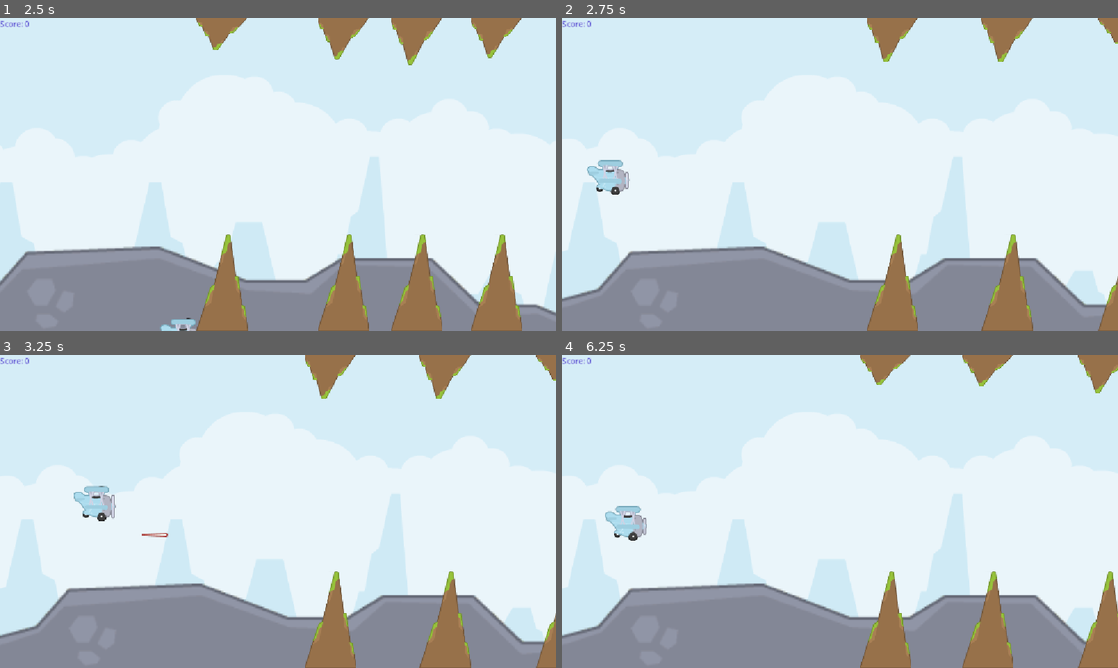
Above: before the commit, frames 1-4 (two rows, left to right).
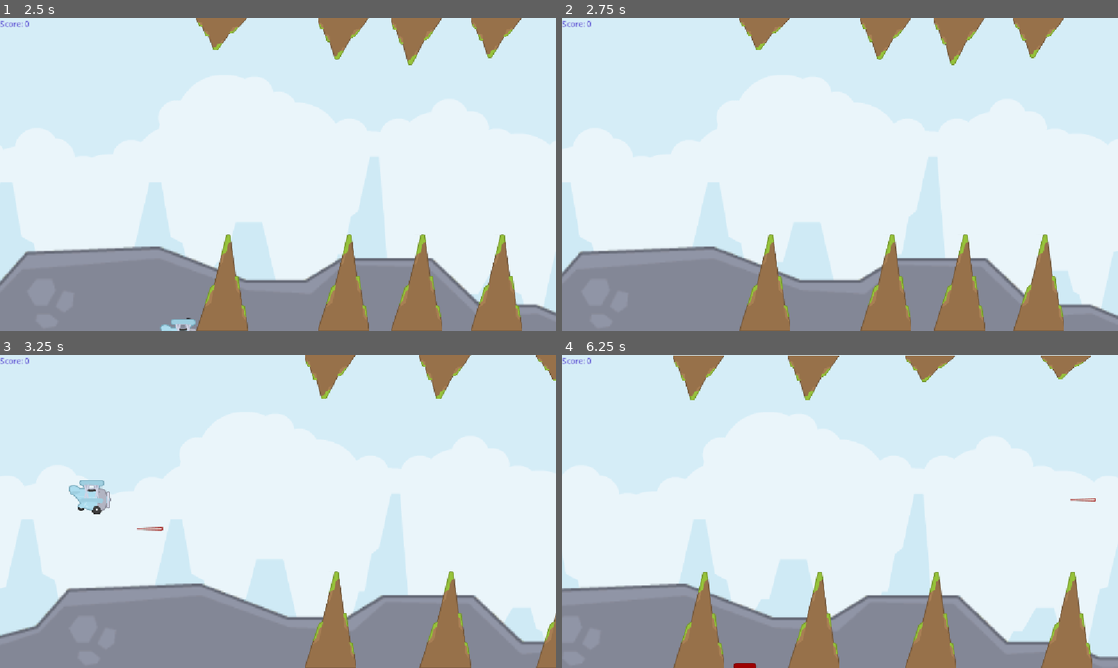
Above: after the commit, the same moments.

Repository: sabasayer/Flappy-Chopper
Game: Godot game, scene res://scenes/level-scene.tscn
Two runs of this game, one before a commit and one after it. Both use one fixed random seed, a clock stepped at 60 frames per second and the inputs below.
Inputs:
- Up to frame 1 (2.5 s): tap Space (jump) at 0.77, 1.52 s
- Up to frame 2 (2.75 s): no input
- Up to frame 3 (3.25 s): tap Space (jump) at 3.02 s
- Up to frame 4 (6.25 s): tap Space (jump) at 3.77, 4.52, 6.02 s

Frame 1 is identical in both runs. In frame 2, 20% of the frame differs, in the area x 0-100%, y 0-100%; in frame 3, 0.7%; in frame 4, 27%.

Commit message:
feat: animations effects

Diff:
--- a/scenes/bullet_scene.gd
+++ b/scenes/bullet_scene.gd
@@ -10,7 +10,7 @@
 
 
 func _on_area_entered(area: Area2D) -> void:
-	HealthUtils.trigger_take_damege_on_health_component(area,damage)
+	HealthUtils.trigger_take_damege_on_health_component(area,self,damage)
 
 	queue_free()
 
--- /dev/null
+++ b/scenes/camera_shake.gd
@@ -0,0 +1,28 @@
+class_name CameraShakable extends Camera2D
+
+@export var max_shake_offset: float = 12.0
+@export var decay_speed: float = 4.0
+
+var _base_offset: Vector2
+var _trauma: float = 0.0
+
+
+func _ready() -> void:
+	_base_offset = offset
+
+
+func _process(delta: float) -> void:
+	if _trauma <= 0.0:
+		offset = _base_offset
+		return
+
+	_trauma = maxf(_trauma - decay_speed * delta, 0.0)
+	var shake_amount := _trauma * _trauma * max_shake_offset
+	offset = _base_offset + Vector2(
+		randf_range(-shake_amount, shake_amount),
+		randf_range(-shake_amount, shake_amount)
+	)
+
+
+func shake(trauma_amount: float = 0.6) -> void:
+	_trauma = minf(_trauma + trauma_amount, 1.0)
--- /dev/null
+++ b/scenes/effect_utils.gd
@@ -0,0 +1,6 @@
+class_name EffectUtils extends Node
+
+static func freeze_frame(duration: float, node: Node):
+	Engine.time_scale = 0
+	await(node.get_tree().create_timer(duration, true, false, true).timeout)
+	Engine.time_scale = 1
--- a/scenes/enemy_scene.gd
+++ b/scenes/enemy_scene.gd
@@ -12,4 +12,4 @@
 	queue_free()
 
 func _on_visual_container_body_entered(body: Node2D) -> void:
-	HealthUtils.trigger_take_damege_on_health_component(body, damage)
+	HealthUtils.trigger_take_damege_on_health_component(body, self, damage)
--- a/scenes/health-component.gd
+++ b/scenes/health-component.gd
@@ -1,7 +1,7 @@
 class_name HealthComponent extends Node
 
 signal died()
-signal damaged(amount:int)
+signal damaged(hit_info:HitInfo)
 
 @export var max_health:int = 1
 
@@ -10,10 +10,10 @@
 func _ready() -> void:
 	health = max_health
 
-func take_damage(amount:int):
-	print("take damage: ", amount)
-	health -= amount
-	damaged.emit(amount)
+func take_damage(hit_info:HitInfo):
+	print("take damage: ", hit_info)
+	health -= hit_info.damage
+	damaged.emit(hit_info)
 	if health <= 0:
 		die()
 
--- a/scenes/health_utils.gd
+++ b/scenes/health_utils.gd
@@ -1,10 +1,12 @@
 class_name HealthUtils extends Node
 
-static func trigger_take_damege_on_health_component(node: Node2D, damage:int) -> void:
-	print("node entered ",node)
+static func trigger_take_damege_on_health_component(target: Node2D, source:Node2D, damage:int) -> void:
+	print("target entered ",target)
 
-	var health := node.get_node_or_null("HealthComponent")
+	var health := target.get_node_or_null("HealthComponent")
 
 	if health is HealthComponent:
 		print("health component detected")
-		health.take_damage(damage)
+		var direction = (target.global_position - source.global_position).normalized()
+		var hit_info := HitInfo.new(damage,direction,source.global_position)
+		health.take_damage(hit_info)
--- /dev/null
+++ b/scenes/hit-info.gd
@@ -0,0 +1,11 @@
+class_name HitInfo
+extends RefCounted
+
+var damage: int
+var direction: Vector2
+var position: Vector2
+
+func _init(p_damage:int, p_direction: Vector2, p_position: Vector2) -> void:
+	damage = p_damage
+	direction = p_direction
+	position = p_position
--- a/scenes/level-scene.tscn
+++ b/scenes/level-scene.tscn
@@ -3,6 +3,7 @@
 [ext_resource type="Script" uid="uid://b1v5uhsakeux1" path="res://scenes/level_scene.gd" id="1_7jjbn"]
 [ext_resource type="PackedScene" uid="uid://be2ku6c2r10rl" path="res://scenes/player.tscn" id="2_uar5l"]
 [ext_resource type="Texture2D" uid="uid://bjwo1v4q0l33g" path="res://assets/sheet.png" id="3_w3lvy"]
+[ext_resource type="Script" uid="uid://byocgihoau2tn" path="res://scenes/camera_shake.gd" id="4_58ry1"]
 [ext_resource type="PackedScene" uid="uid://wwweuxw2f1eh" path="res://scenes/pipe.tscn" id="4_pipe"]
 [ext_resource type="PackedScene" uid="uid://xa21igoreu70" path="res://scenes/Spawner.tscn" id="5_juwml"]
 [ext_resource type="PackedScene" uid="uid://wdmuxjwrmdea" path="res://scenes/score_ui.tscn" id="6_yn5lr"]
@@ -15,8 +16,9 @@
 player = NodePath("Player")
 pipe_scene = ExtResource("4_pipe")
 
-[node name="Player" parent="." unique_id=726765090 instance=ExtResource("2_uar5l")]
+[node name="Player" parent="." unique_id=726765090 node_paths=PackedStringArray("camera") instance=ExtResource("2_uar5l")]
 position = Vector2(96, 331)
+camera = NodePath("Camera2D")
 
 [node name="Camera2D" type="Camera2D" parent="Player" unique_id=292529189]
 visible = false
@@ -25,6 +27,7 @@
 limit_top = 0
 limit_right = 10000001
 limit_bottom = 648
+script = ExtResource("4_58ry1")
 
 [node name="PlayerPosition" type="Marker2D" parent="." unique_id=235143270]
 position = Vector2(93, 331)
--- a/scenes/pipe.gd
+++ b/scenes/pipe.gd
@@ -5,7 +5,7 @@
 @onready var sprite_2d: Sprite2D = $Sprite2D
 
 func _on_area_2d_body_entered(body: Node2D) -> void:
-	HealthUtils.trigger_take_damege_on_health_component(body,damage)
+	HealthUtils.trigger_take_damege_on_health_component(body,self,damage)
 
 func get_size():
 	return sprite_2d.region_rect.size
--- a/scenes/player.gd
+++ b/scenes/player.gd
@@ -14,9 +14,12 @@
 @export var bullet_speed: int = 600
 @export var bullet_scene: PackedScene
 @export var no_gravity: bool
+@export var camera: CameraShakable
 
 @onready var bullet_spawn: Marker2D = $BulletSpawn
 @onready var collision_shape_2d: CollisionShape2D = $CollisionShape2D
+@onready var animated_sprite_2d: AnimatedSprite2D = $AnimatedSprite2D
+@onready var hurt_particles: GPUParticles2D = $HurtParticles
 
 var player_state:PLAYER_STATE = PLAYER_STATE.Idle
 
@@ -48,19 +51,45 @@
 func get_size():
 	return (collision_shape_2d.shape as RectangleShape2D).size
 
-func state_to_hurt():
+func state_to_hurt(hit_info:HitInfo):
 	if player_state != PLAYER_STATE.Idle:
 		return
 
 	player_state = PLAYER_STATE.Hurt
-	run_hurt_animation()
+	run_hurt_animation(hit_info)
 
-func run_hurt_animation():
-	pass
+func run_hurt_animation(hit_info:HitInfo):
+	camera.shake()
+	flash_animation()
+	squash_animation()
+	run_hurt_particles(hit_info)
+	EffectUtils.freeze_frame(0.06,self)
+
+# use the hit info to set the particle material direction to opposite of the
+func run_hurt_particles(hit_info:HitInfo):
+	var particle_material = (hurt_particles.process_material as ParticleProcessMaterial)
+	particle_material.direction = Vector3(hit_info.direction.x, hit_info.direction.y, 0)
+	hurt_particles.restart()
+	hurt_particles.emitting = true
+
+
+func flash_animation():
+	animated_sprite_2d.modulate = Color.RED
+	var tween = get_tree().create_tween()
+	tween.tween_property(animated_sprite_2d,"modulate",Color.WHITE,0.5).set_trans(Tween.TRANS_SINE)
+
+func squash_animation():
+	animated_sprite_2d.scale = Vector2(0.9, 1)
+	var tween = get_tree().create_tween()
+	tween.tween_property(animated_sprite_2d,"scale",Vector2.ONE,0.5).set_trans(Tween.TRANS_SINE)
+	tween.tween_callback(on_hurt_animation_end)
+
+func on_hurt_animation_end():
+	player_state = PLAYER_STATE.Idle
 
 func _on_health_component_died() -> void:
 	player_died.emit()
 
 
-func _on_health_component_damaged(amount: int) -> void:
-	pass # Replace with function body.
+func _on_health_component_damaged(hit_info:HitInfo) -> void:
+	state_to_hurt(hit_info)
--- a/scenes/player.tscn
+++ b/scenes/player.tscn
@@ -4,6 +4,7 @@
 [ext_resource type="Texture2D" uid="uid://blp2yyx8mt1jk" path="res://assets/planes.png" id="2_g2els"]
 [ext_resource type="PackedScene" uid="uid://c4rmcqahukd76" path="res://scenes/bullet_scene.tscn" id="2_qhqgy"]
 [ext_resource type="Script" uid="uid://ch7brteh48svk" path="res://scenes/health-component.gd" id="4_dqkch"]
+[ext_resource type="Texture2D" uid="uid://dwssyttjx3egd" path="res://assets/star_08.png" id="5_qlg0r"]
 
 [sub_resource type="RectangleShape2D" id="RectangleShape2D_3vyb7"]
 size = Vector2(84, 66)
@@ -30,12 +31,24 @@
 "speed": 9.0
 }]
 
+[sub_resource type="ParticleProcessMaterial" id="ParticleProcessMaterial_tuyoq"]
+lifetime_randomness = 0.17
+particle_flag_disable_z = true
+direction = Vector3(-1, 0, 0)
+spread = 45.986
+initial_velocity_min = 151.72
+initial_velocity_max = 234.48
+gravity = Vector3(0, 98, 0)
+scale_min = 0.02
+scale_max = 0.04
+
 [node name="Player" type="CharacterBody2D" unique_id=816501898 groups=["player"]]
 collision_mask = 3
 script = ExtResource("1_3vyb7")
 bullet_scene = ExtResource("2_qhqgy")
 
 [node name="CollisionShape2D" type="CollisionShape2D" parent="." unique_id=1532242945]
+visible = false
 position = Vector2(-2, -3)
 shape = SubResource("RectangleShape2D_3vyb7")
 metadata/_edit_lock_ = true
@@ -48,12 +61,26 @@
 metadata/_edit_lock_ = true
 
 [node name="BulletSpawn" type="Marker2D" parent="." unique_id=1520343583]
+visible = false
 position = Vector2(48, 0)
 
 [node name="HealthComponent" type="Node" parent="." unique_id=1226408465]
 script = ExtResource("4_dqkch")
-max_health = 2
+max_health = 100
 metadata/_custom_type_script = "uid://ch7brteh48svk"
+
+[node name="AnimationPlayer" type="AnimationPlayer" parent="." unique_id=84006788]
+
+[node name="HurtParticles" type="GPUParticles2D" parent="." unique_id=1385074191]
+modulate = Color(1, 0.5372549, 0.043137256, 1)
+position = Vector2(-2, 0)
+emitting = false
+amount = 20
+texture = ExtResource("5_qlg0r")
+lifetime = 0.3
+one_shot = true
+explosiveness = 1.0
+process_material = SubResource("ParticleProcessMaterial_tuyoq")
 
 [connection signal="damaged" from="HealthComponent" to="." method="_on_health_component_damaged"]
 [connection signal="died" from="HealthComponent" to="." method="_on_health_component_died"]
Binary file added: assets/spark_02.png
Not shown, added: assets/spark_02.png.import
Binary file added: assets/star_08.png
Not shown, added: assets/star_08.png.import
Not shown, added: scenes/camera_shake.gd.uid
Not shown, added: scenes/effect_utils.gd.uid
Not shown, added: scenes/hit-info.gd.uid
